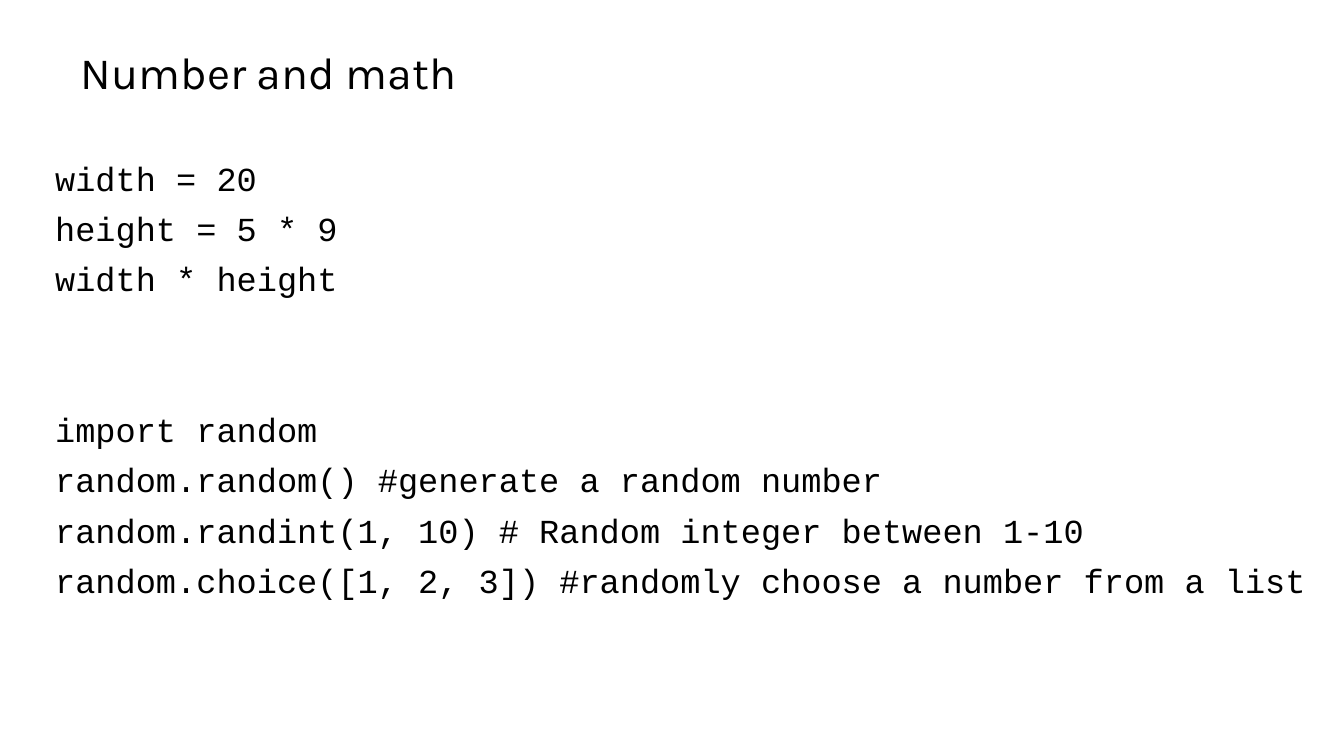
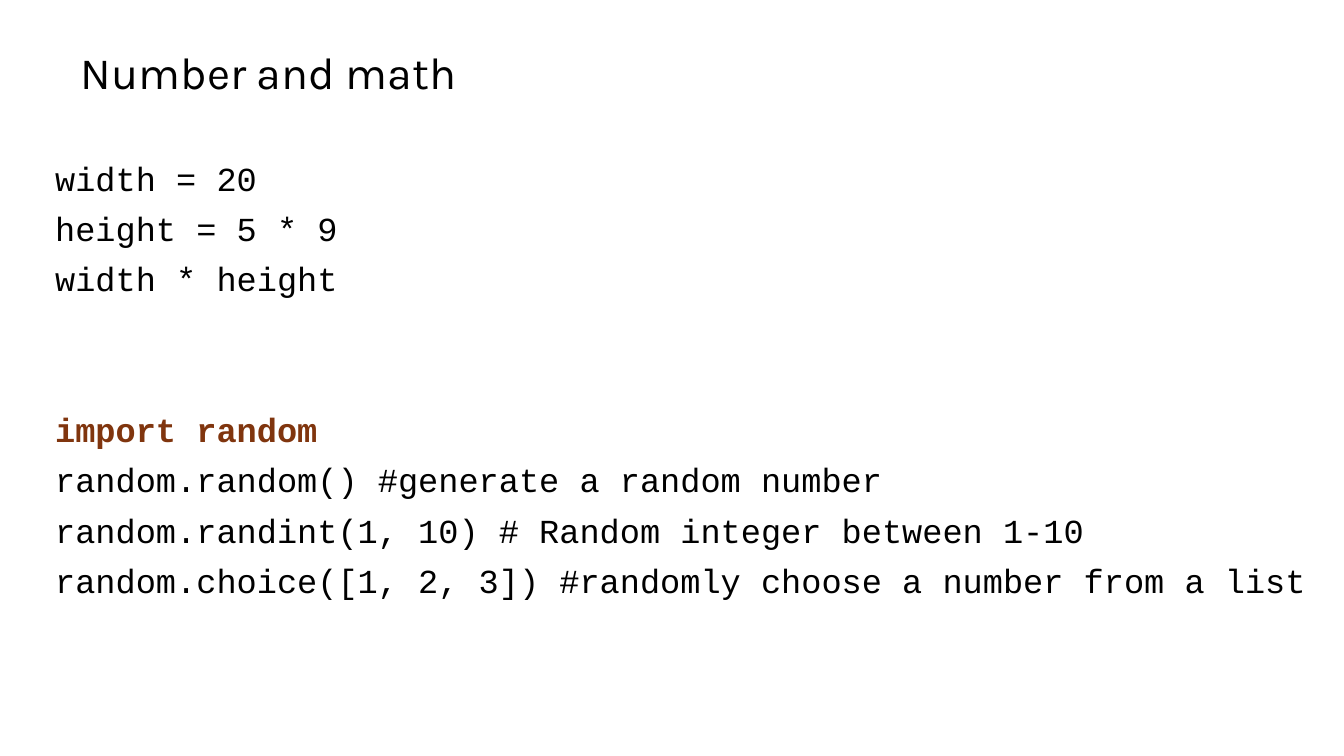
Before and after one commit to liu3zhenlab/teaching, a slide deck: slide 4 of PLPTH813Bioinformatis/2025/1_lecture/lecture16_Python.pptx. Drawn at 1344x756 pixels with LibreOffice and Linux fonts; fonts in the diff are those of the drawing. Boxes give left, top, right and bottom in pixels: in the first picture for what was removed or moved away, otherwise in the second. Text is boxed around its words. In the diff, an @@ line names an element or a change of style, - is before the commit and + after.

```diff
--- a/PLPTH813Bioinformatis/2025/1_lecture/lecture16_Python.pptx
+++ b/PLPTH813Bioinformatis/2025/1_lecture/lecture16_Python.pptx
@@ text at (55, 418, 317, 449): text colour #000000 to #80350E, bold on in "import random" @@
```
Also in this commit, not shown: 13 other slides changed, 1 slide added.
